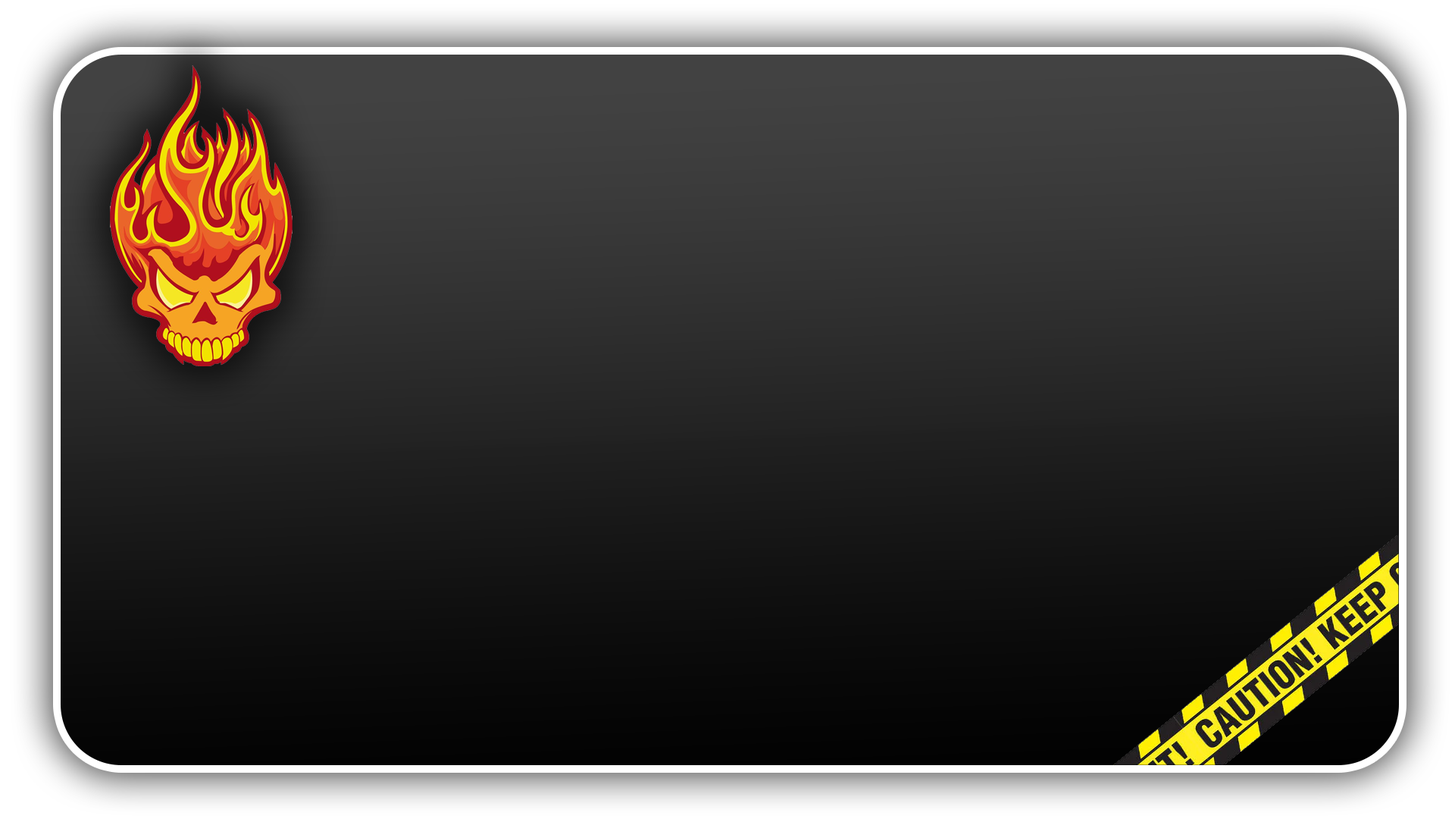
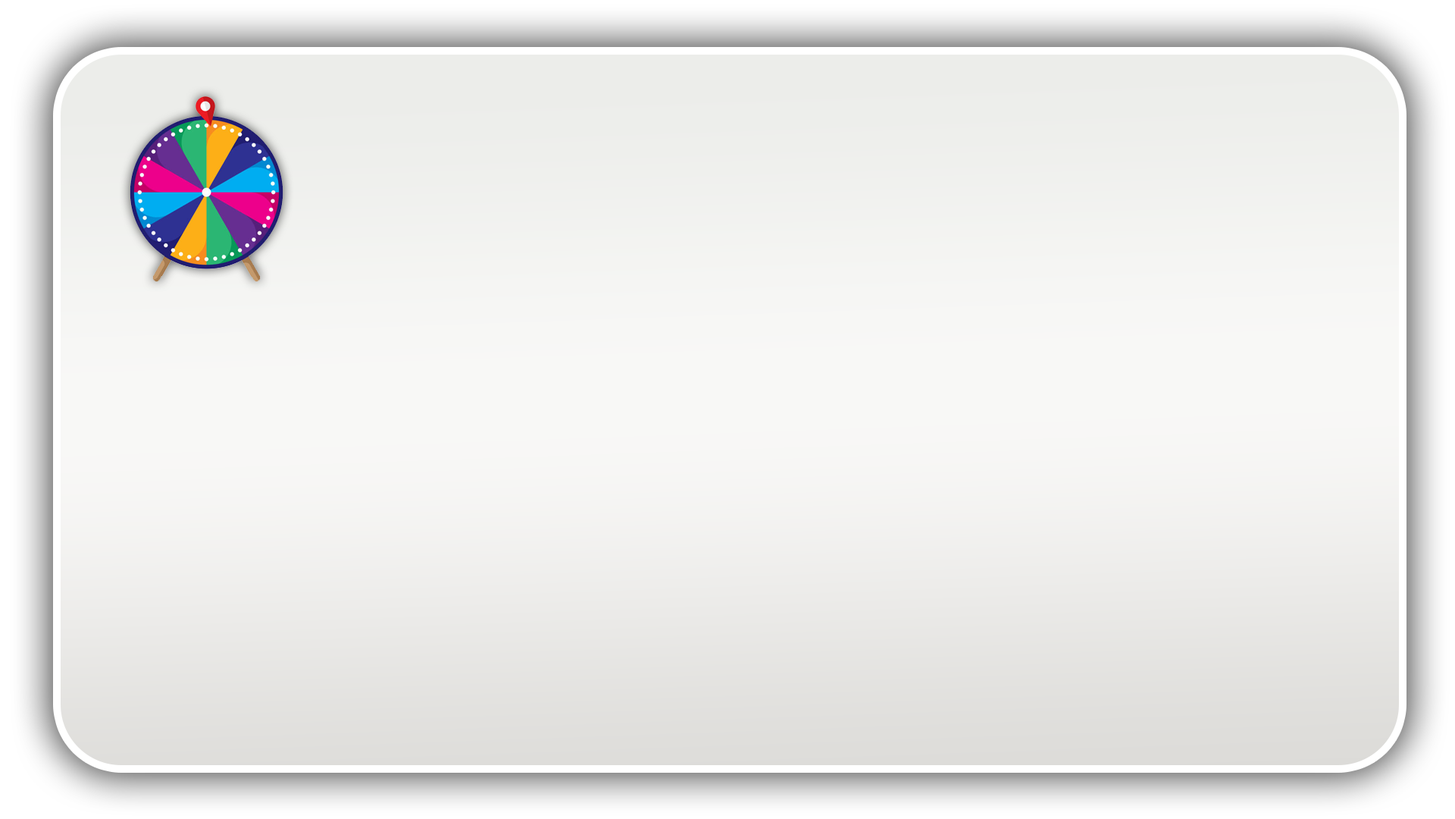
Layers edited between the first and the second 1455x819 image:
added group "White" with 2 layers above "Yellow" over (60, 54, 1400, 765)
added layer "Layer 8" in group "White" over (129, 96, 284, 282)
added layer "Yellow" (1st of 3, in "White") in group "White" over (60, 54, 1400, 765)
hid group "Black" (1st of 2) (3 layers) over (60, 54, 1400, 765)
painted on "Black" (2nd of 2, in "Black") over (1380, 71, 1400, 748)
